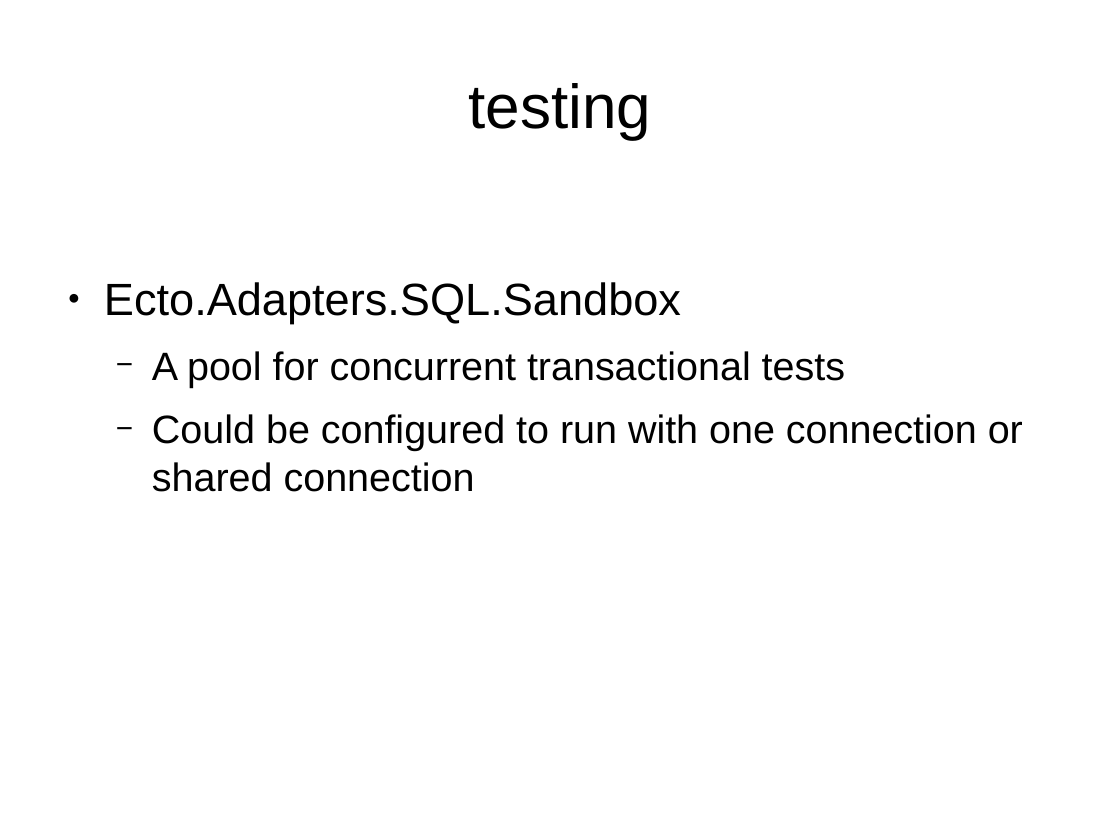
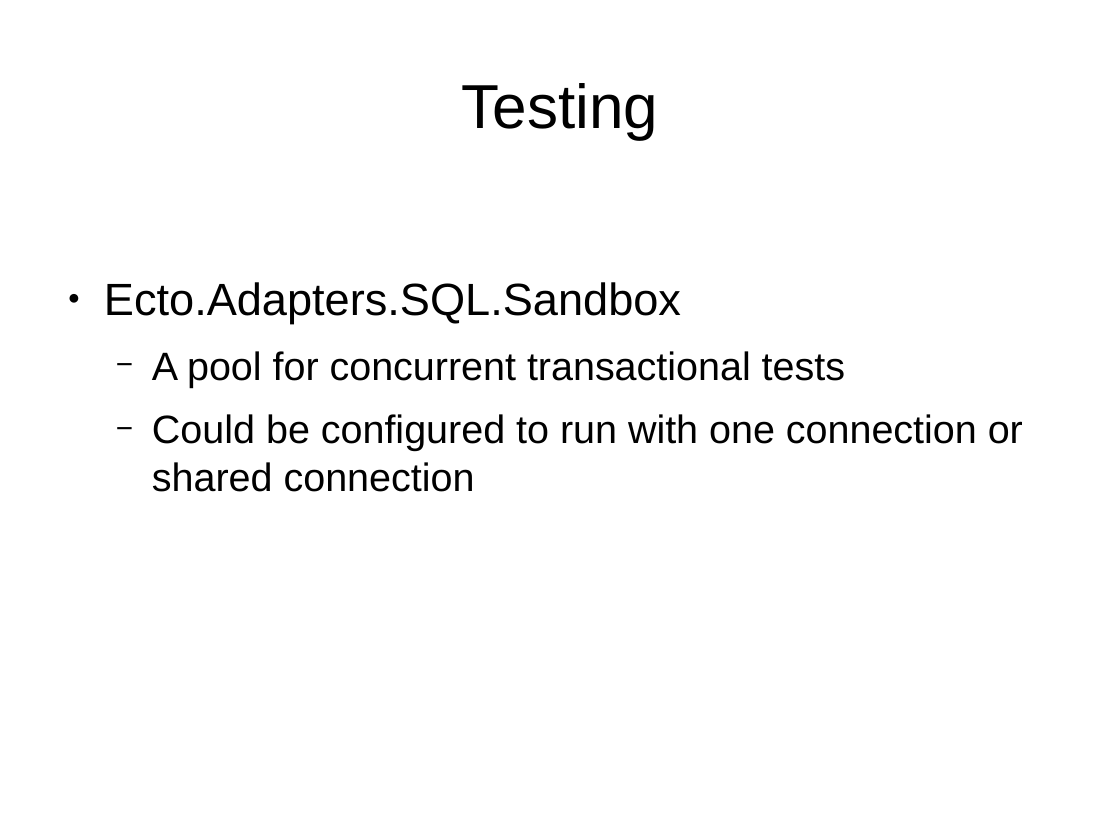
Before and after one commit to ramortegui/talks, a slide deck: slide 18 of odps/ecto.odp (slide 19 before the commit). Drawn at 1120x840 pixels with LibreOffice and Linux fonts; fonts in the diff are those of the drawing. Boxes give left, top, right and bottom in pixels: in the first picture for what was removed or moved away, otherwise in the second. Text is boxed around its words. In the diff, an @@ line names an element or a change of style, - is before the commit and + after.

```diff
--- a/odps/ecto.odp
+++ b/odps/ecto.odp
@@ title at [461,83,658,139]: text changed @@
-testing
+Testing
```
Also in this commit, not shown: 6 other slides changed, 4 slides added, 2 slides removed.
